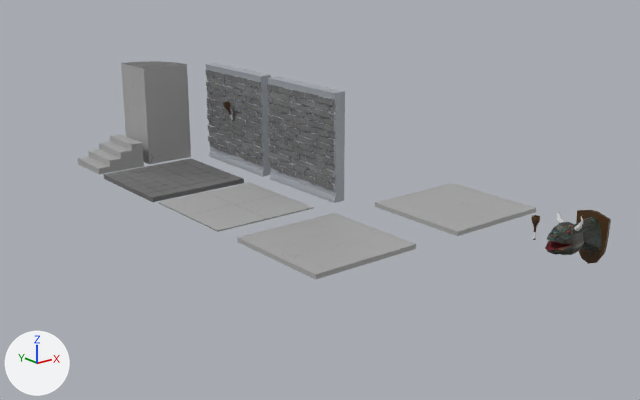
One commit to the Blender file Assets/blender/Enviroment.blend: the scene before it, then after it.
Both versions are drawn from a camera (50 mm lens) standing at (-22.9, -63.8, 24.1) and looking at (22.3, -7.4, 1.5). Every picture has the same lights, and +X, +Y and +Z are marked at lower left.

In view in the first picture: 'Ceiling1', 'Ceiling2', 'DragonHead', 'Floor1', 'Floor2', 'Pillar Quarter', 'Stairs', 'Torch', 'Wall 1', 'WallWithTorch'.
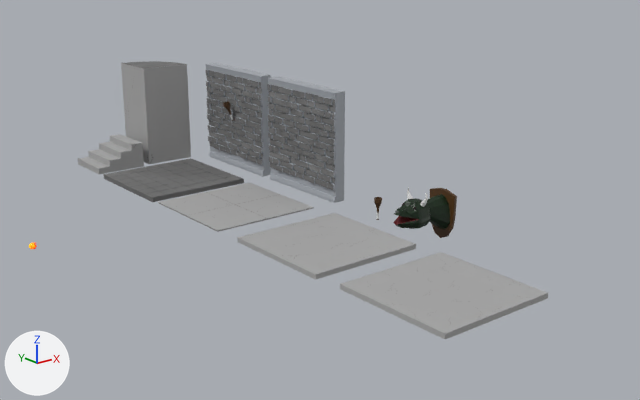
Changed parts and their boxes [x1, y1, x2, y2] in the pictures (640 x 400 px):
'Ceiling1', moved
    before: [375, 183, 536, 236]
    after: [340, 252, 548, 339]
'DragonHead', moved
    before: [545, 210, 611, 264]
    after: [393, 187, 457, 238]
'Torch', moved
    before: [532, 215, 540, 240]
    after: [374, 197, 382, 220]
'fireball', added
    after: [29, 242, 37, 249]

Edits to the bpy script that builds the scene:
```text
Add img_fireball:
    img_fireball = load_image('fireball', 'fireball.png', 1024, 1024, 'sRGB')
Add mat_fireball:
    mat_fireball = bpy.data.materials.new('fireball')
    # uses the picture img_fireball
Add me_icosphere:
    me_icosphere.from_pydata(...)  # 244 vertices, 242 faces; spans x -1.0..0.92, y -0.92..0.86, z -0.9..0.8
    me_icosphere.materials.append(mat_fireball)
Change ob_ceiling1:
    ob_ceiling1.location: (33.3, -12.71, 0.0) -> (18.85, -25.13, 0.0)
Change ob_torch:
    ob_torch.location: (34.4, -20.69, 0.0) -> (27.68, -8.78, 0.0)
Change ob_dragonhead:
    ob_dragonhead.location: (36.17, -24.55, 0.0) -> (31.24, -12.64, 0.0)
Add ob_fireball:
    ob_fireball = bpy.data.objects.new('fireball', me_icosphere)
    ob_fireball.location = (-0.08, -0.09, 0.43)
    ob_fireball.rotation_euler = (0.0, 0.0, 3.142)  # degrees (0, 0, 180)
    ob_fireball.scale = (0.318, 0.318, 0.318)
```
